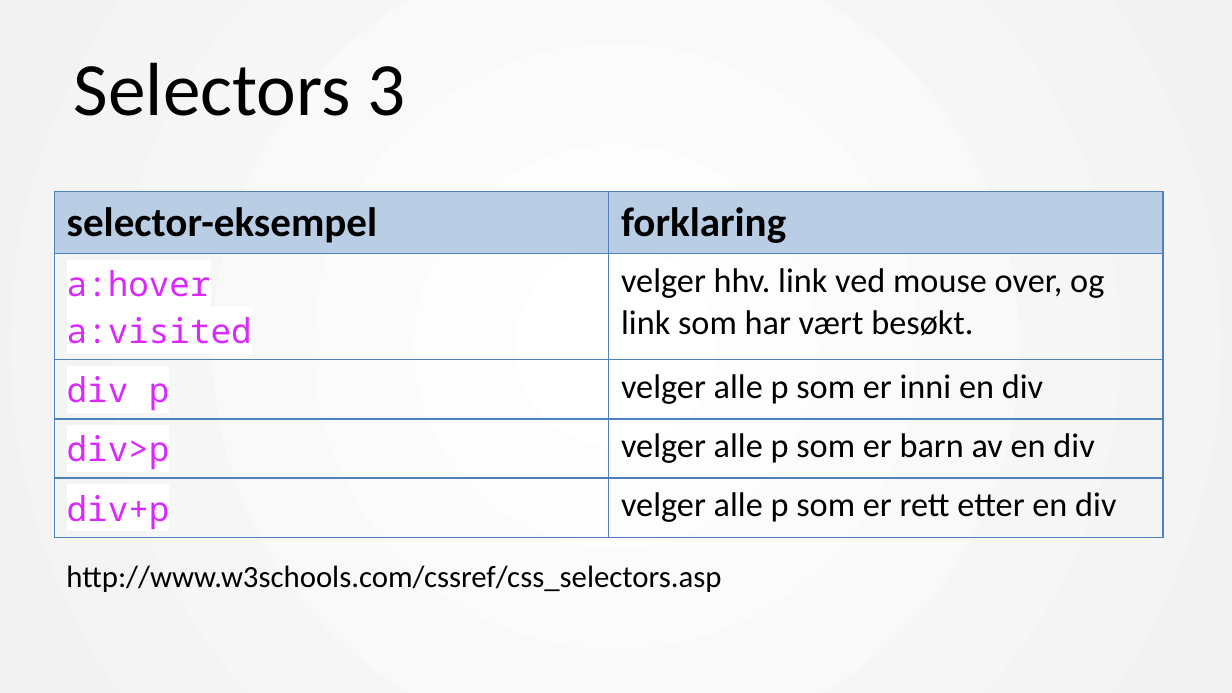
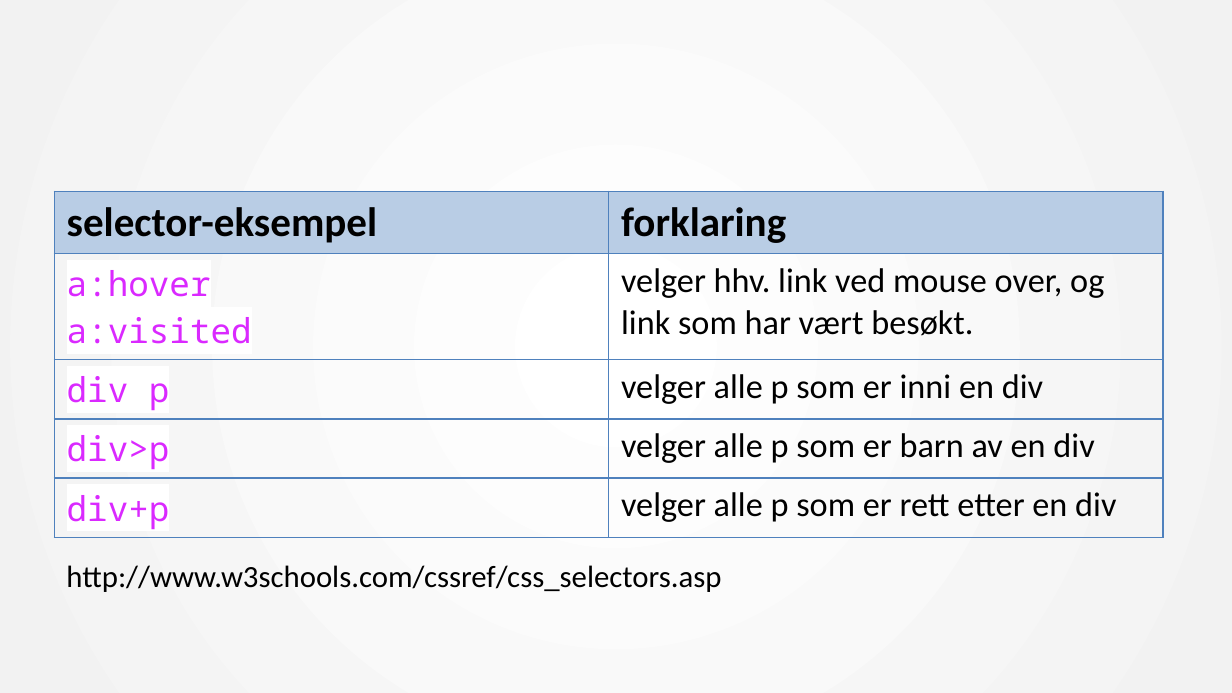
Before and after one commit to mesan/css-kurs, a slide deck: slide 18 of Foiler/1. CSS basic.pptx (slide 17 before the commit). Drawn at 1232x693 pixels with LibreOffice and Linux fonts; fonts in the diff are those of the drawing. Boxes give left, top, right and bottom in pixels: in the first picture for what was removed or moved away, otherwise in the second. Text is boxed around its words. In the diff, an @@ line names an element or a change of style, - is before the commit and + after.

```diff
--- a/Foiler/1. CSS basic.pptx
+++ b/Foiler/1. CSS basic.pptx
@@ title removed at (74, 62, 406, 116) @@
-Selectors 3
```
Also in this commit, not shown: 13 other slides changed, 7 slides added, 5 slides removed, 7 other files.
